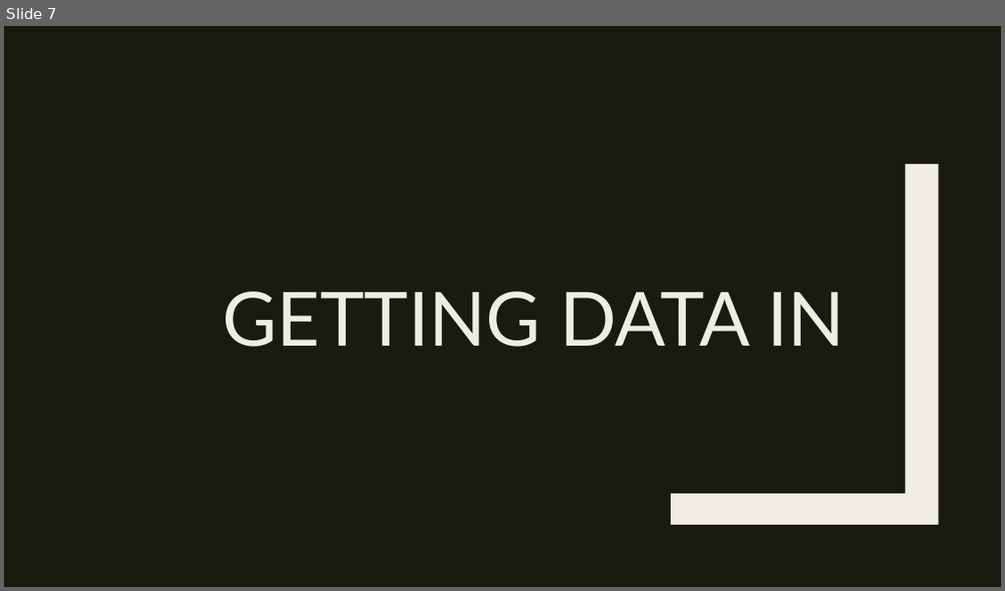
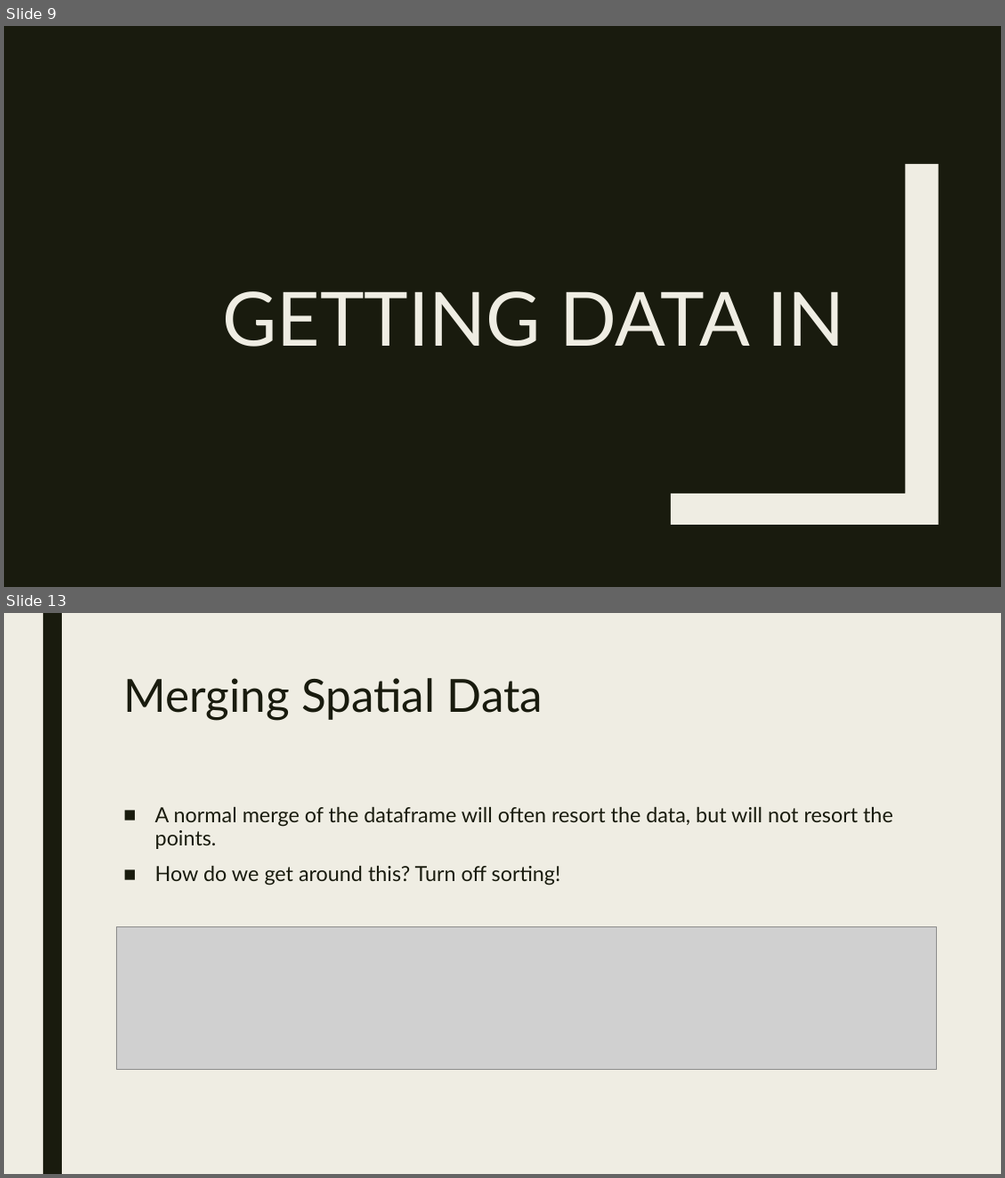
Before and after one commit to RforOperations2018/Class_9-Leaflet, a slide deck: Class 9.pptx. Shown one above the other, each under a label of ours: slide 7 before the commit, slides 9 and 13 after it; the slides between them are not shown. The pictures are 1005x591 and 1005x1178 pixels, drawn with LibreOffice and Linux fonts; fonts in the diff are those of the drawing; grey boxes stand for pictures. Boxes give left, top, right and bottom in pixels: in the first picture for what was removed or moved away, otherwise in the second. Text is boxed around its words. In the diff, an @@ line names an element or a change of style, - is before the commit and + after.

```diff
--- a/Class 9.pptx
+++ b/Class 9.pptx
@@ slide 13 added at (x1=4, y1=613, x2=1001, y2=1174), background #EFEDE3 @@
@@ rectangle added at (x1=43, y1=613, x2=62, y2=1174), fill #191B0E @@
@@ title added at (x1=123, y1=678, x2=543, y2=720), 44 pt, text #191B0E @@
+Merging Spatial Data
@@ text added at (x1=155, y1=806, x2=893, y2=885), 20 pt, text #191B0E @@
+■ A normal merge of the dataframe will often resort the data, but will not resort the points.
+■ How do we get around this? Turn off sorting!
@@ picture added at (x1=116, y1=927, x2=937, y2=1070) @@
@@ what was slide 7 is now slide 9 @@
```
Also in this commit, not shown: 2 slides changed, 18 other slides added, 3 slides removed, 1 other file.
